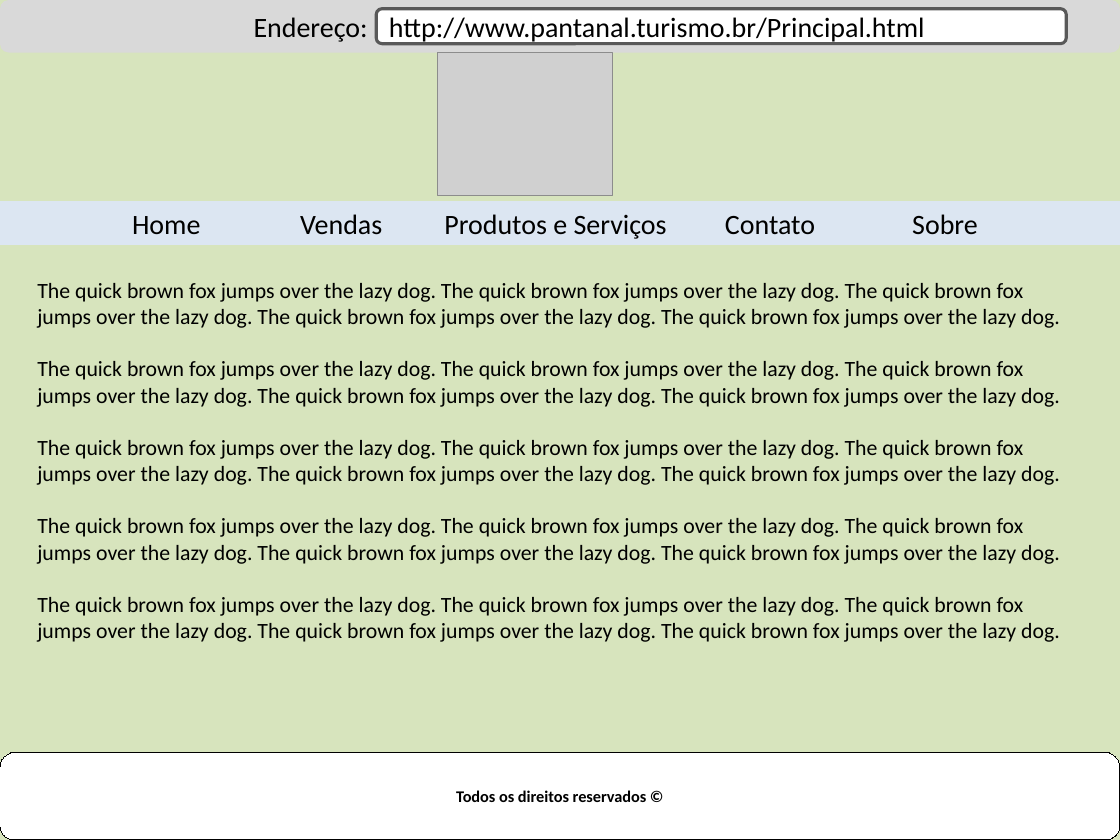
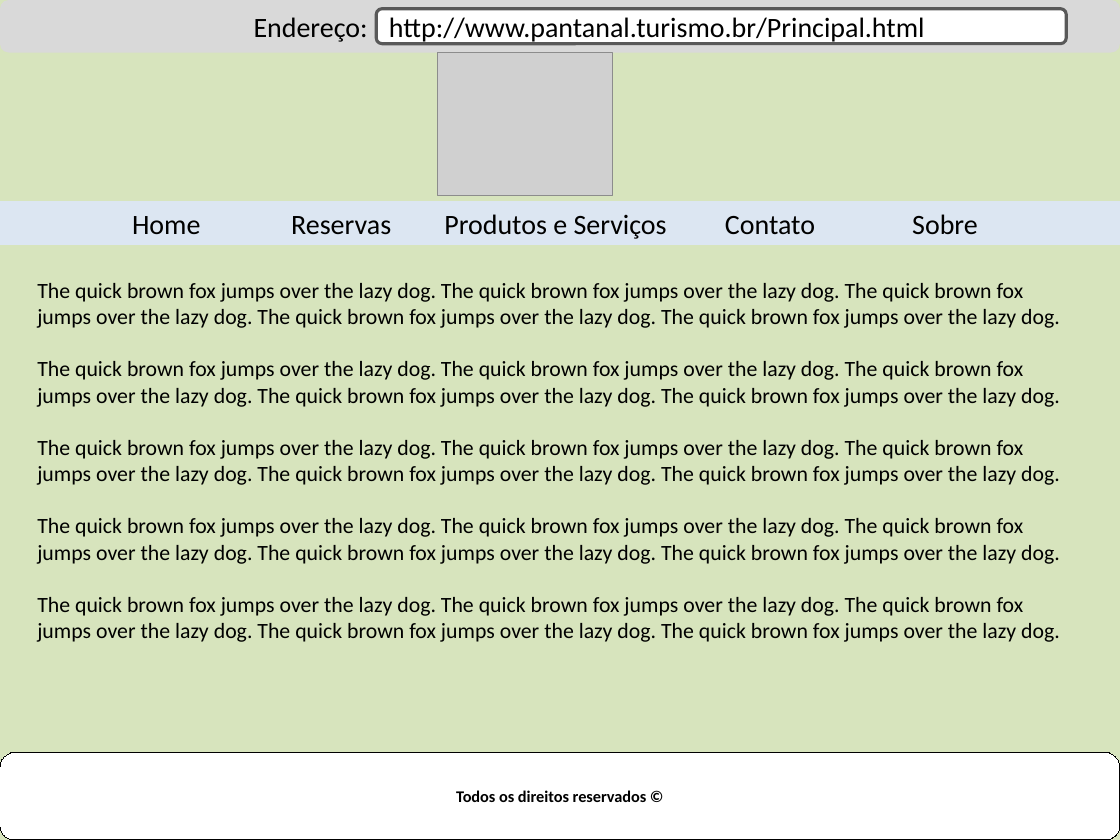
Before and after one commit to jomoura/FCW-AtividadeFinal, a slide deck: slide 1 of Layout.pptx. Drawn at 1120x840 pixels with LibreOffice and Linux fonts; fonts in the diff are those of the drawing; grey boxes stand for pictures. Boxes give left, top, right and bottom in pixels: in the first picture for what was removed or moved away, otherwise in the second. Text is boxed around its words. In the diff, an @@ line names an element or a change of style, - is before the commit and + after.

```diff
--- a/Layout.pptx
+++ b/Layout.pptx
@@ text in rectangle at bbox=[291, 216, 391, 235]: text changed @@
-Vendas
+Reservas
```
Also in this commit, not shown: 4 other slides changed, 2 other files.
